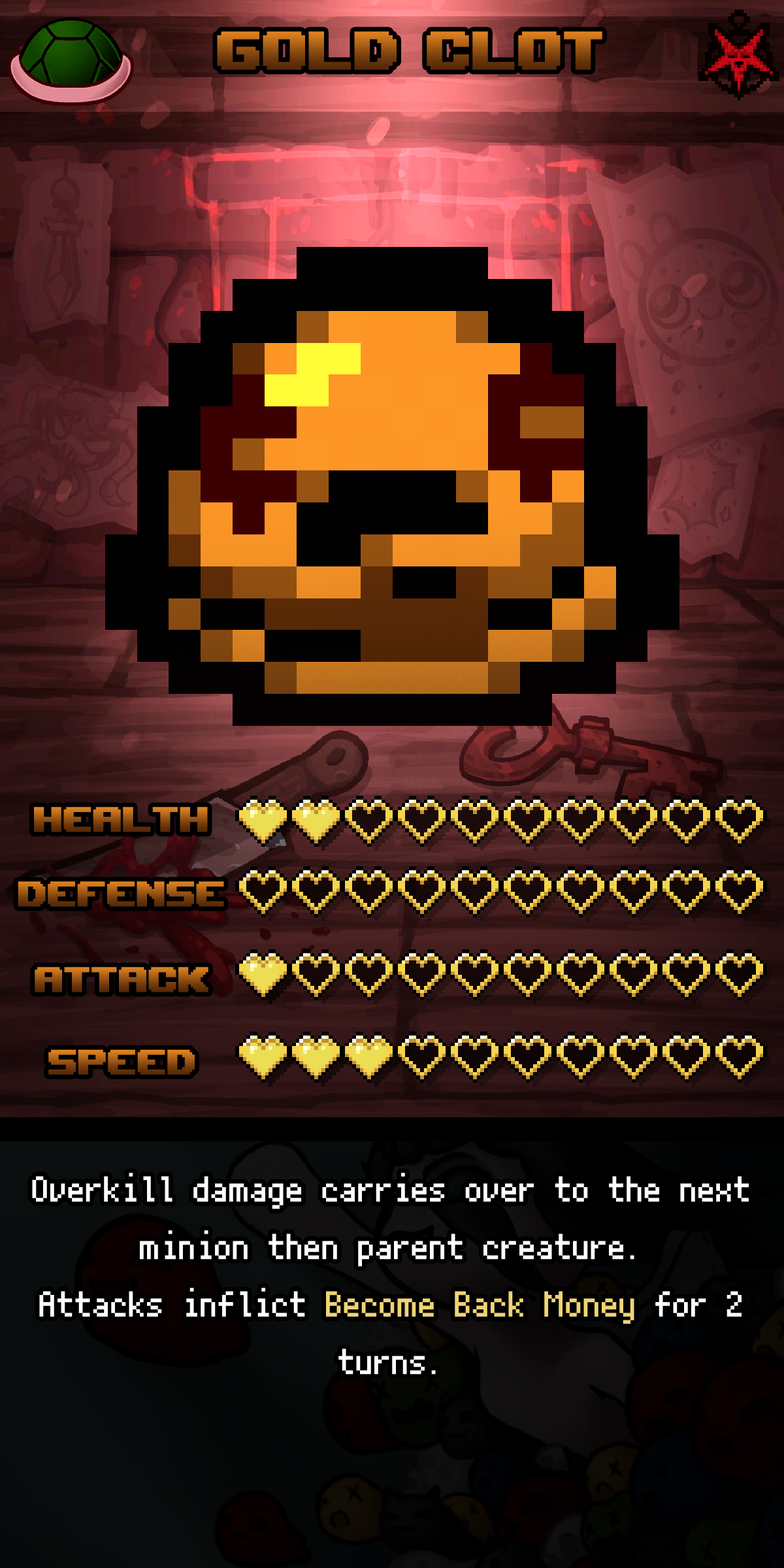
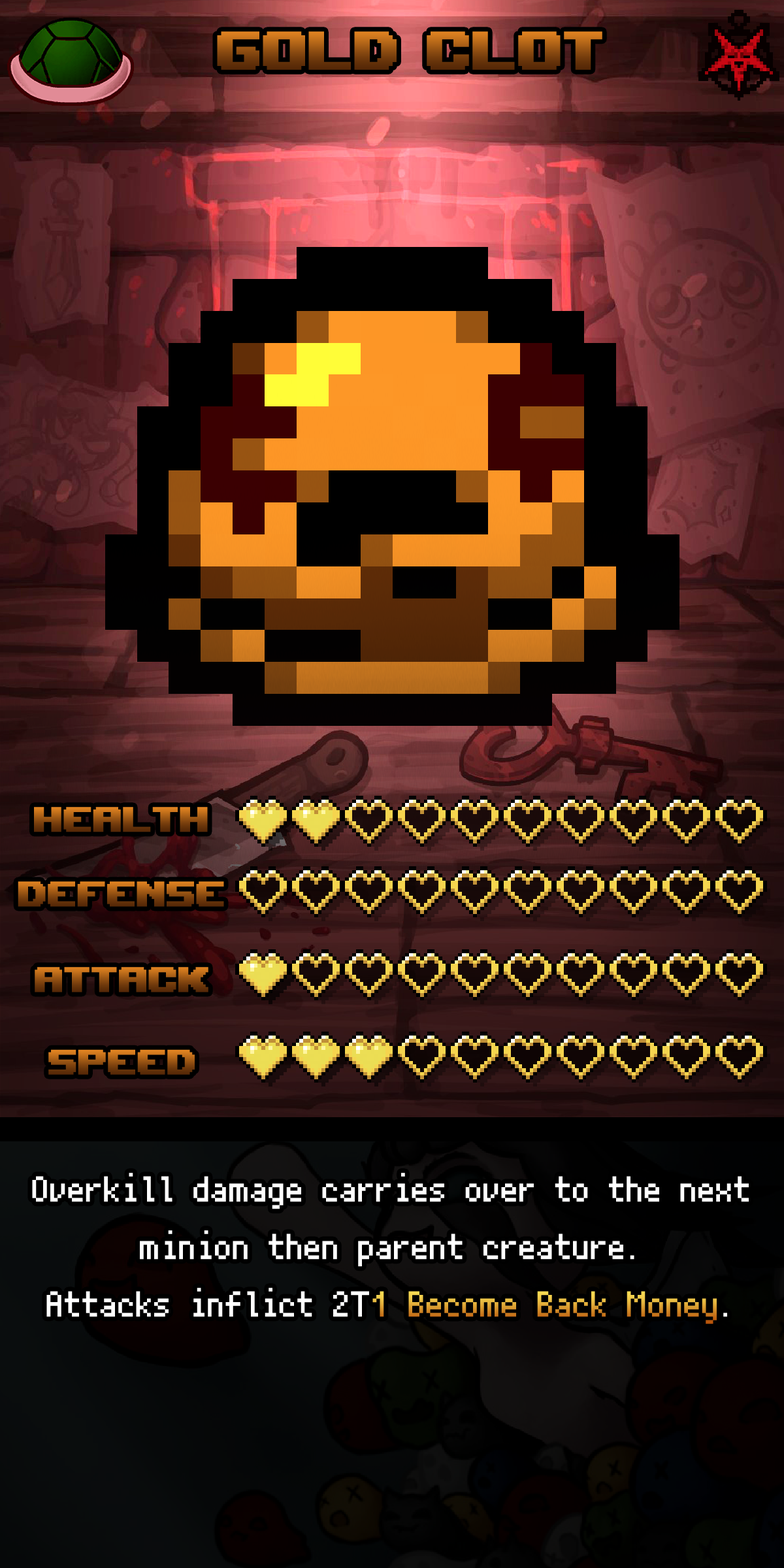
Comparing the layer stacks of the two 784x1568 images. Changes:
added group "Overlay Text" with 1 layers above "Bars" over [left=372, top=1290, right=717, bottom=1325]
added layer "1 Become Back Money" in group "Overlay Text" over [left=372, top=1290, right=717, bottom=1325]
painted on "Ability" over [left=39, top=1287, right=742, bottom=1375]